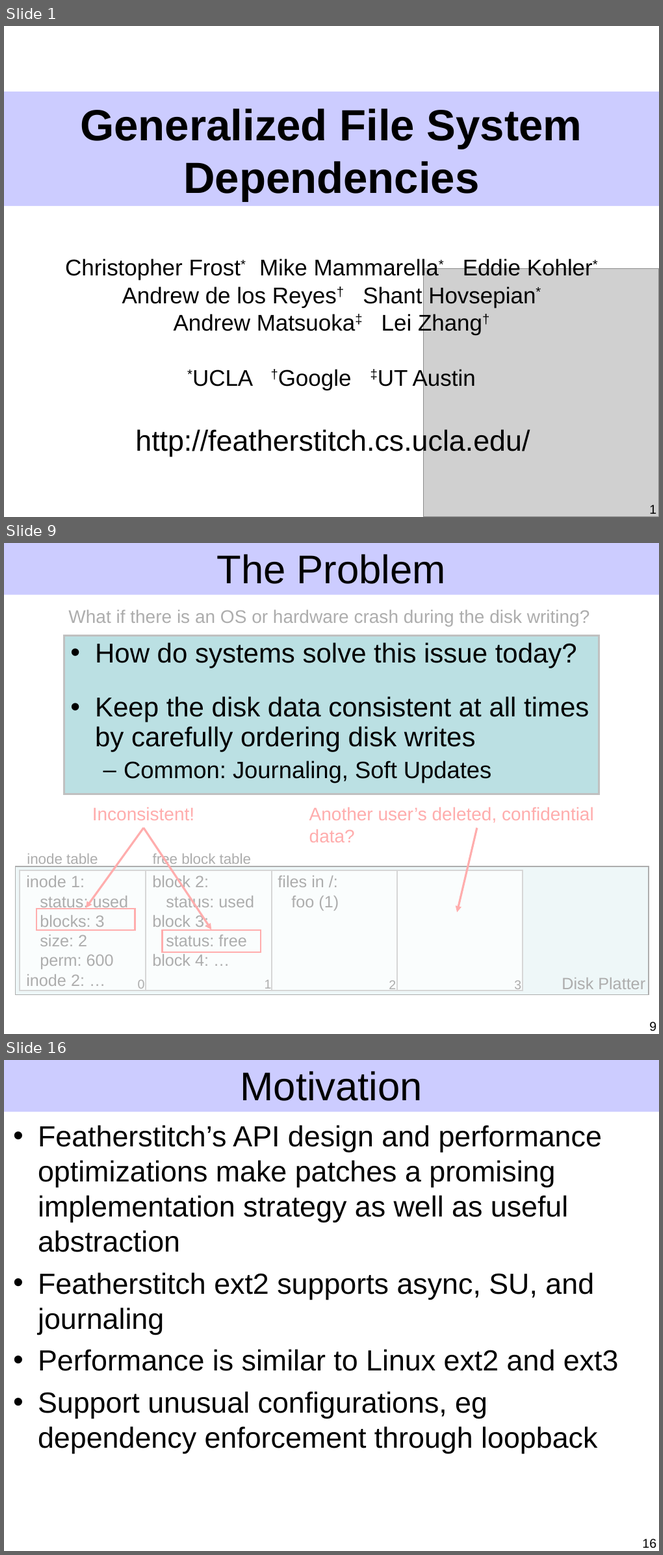
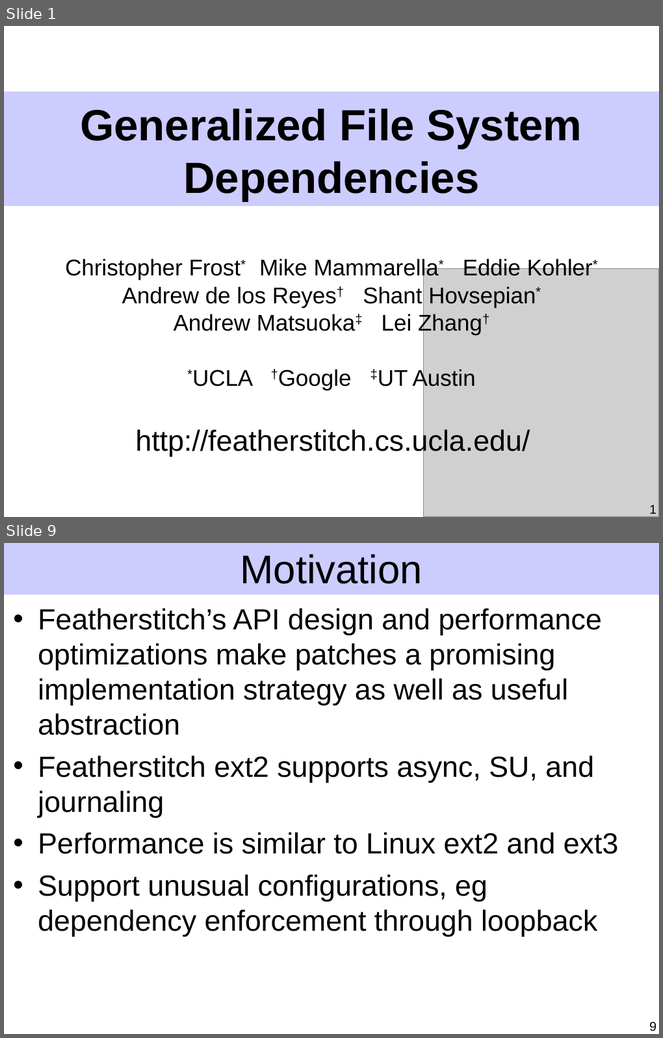
Before and after one commit to ucla-readable/fstitch-doc, a slide deck: sosp/pres.ppt. Shown one above the other, each under a label of ours: slides 1, 9 and 16 before the commit, slides 1 and 9 after it; the slides between them are not shown. The pictures are 663x1555 and 663x1038 pixels, drawn with LibreOffice and Linux fonts; fonts in the diff are those of the drawing; grey boxes stand for pictures. Boxes give left, top, right and bottom in pixels: in the first picture for what was removed or moved away, otherwise in the second. Text is boxed around its words. In the diff, an @@ line names an element or a change of style, - is before the commit and + after.

```diff
--- a/sosp/pres.ppt
+++ b/sosp/pres.ppt
@@ slide 9 removed at (4,543,659,1034), background #FFFFFF; not listed: 1 template element that a slide beside it also shows @@
@@ title removed at (217,554,446,584) @@
-The Problem
@@ rectangle removed at (4,598,659,1012) @@
@@ text removed at (68,610,590,626) @@
-What if there is an OS or hardware crash during the disk writing?
@@ text removed at (64,636,599,795) @@
-• How do systems solve this issue today?
-• Keep the disk data consistent at all times by carefully ordering disk writes
-  – Common: Journaling, Soft Updates
@@ text removed at (92,808,194,821) @@
-Inconsistent!
@@ text removed at (310,808,594,843) @@
-Another user’s deleted, confidential data?
@@ arrow removed from (144, 828) to (86, 908) @@
@@ arrow removed from (144, 828) to (212, 930) @@
@@ arrow removed from (477, 828) to (458, 913) @@
@@ text removed at (27,854,98,867) @@
-inode table
@@ text removed at (153,852,251,867) @@
-free block table
@@ rectangle removed at (16,867,649,995) @@
@@ rectangle removed at (20,871,146,990) @@
-inode 1:
-status: used
-blocks: 3
-size: 2
-perm: 600
-inode 2: …
@@ rectangle removed at (146,871,272,990) @@
-block 2:
-status: used
-block 3:
-status: free
-block 4: …
@@ rectangle removed at (271,871,397,990) @@
-files in /:
-foo (1)
@@ rectangle removed at (397,871,523,990) @@
@@ rectangle removed at (36,908,135,930) @@
@@ rectangle removed at (163,931,261,953) @@
@@ text removed at (138,980,145,989) @@
-0
@@ text removed at (265,980,272,989) @@
-1
@@ text removed at (389,980,396,990) @@
-2
@@ text removed at (514,980,521,990) @@
-3
@@ text removed at (562,978,646,990) @@
-Disk Platter
@@ page number removed at (649,1022,657,1032) @@
-9
@@ what was slide 16 is now slide 9 @@
@@ page number at (649,1022,657,1032): text changed @@
-16
+9
```
Also in this commit, not shown: 5 slides changed, 5 slides added, 11 other slides removed.
